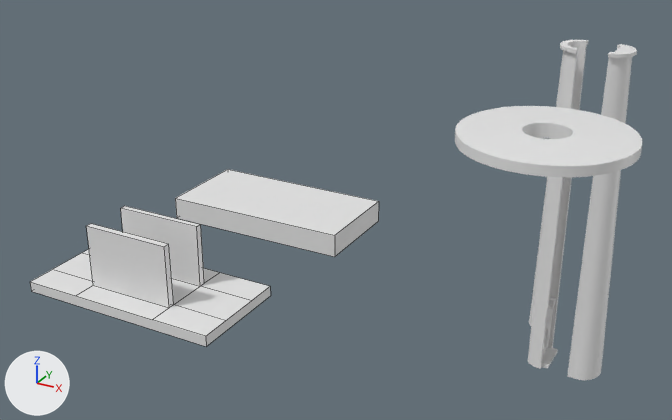
The Blender file 3d_printed_parts.blend, before and after one commit.
Both versions are drawn from a camera (50 mm lens) standing at (7.75, -26.87, 17.75) and looking at (-3.38, -6.64, 7.64). Every picture has the same lights, and +X, +Y and +Z are marked at lower left. Mesh edges are drawn as thin lines on the coarser meshes.

In view in the first picture: 'Back', 'Front', 'Module Holder', 'PSU Spacer', 'Washer'.
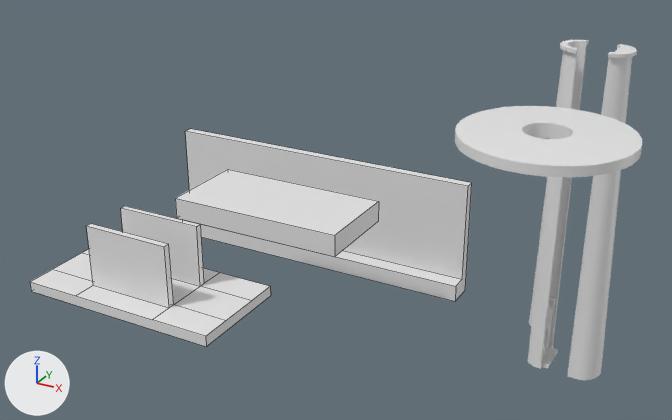
Commit message: Add partition.

Where the change shows, as pixel boxes [x1, y1, x2, y2] in the pictures (672 x 420 px):
'Partition', added
    after: [182, 129, 472, 301]

Edits to the bpy script that builds the scene:
```text
Add me_plane_002:
    me_plane_002.from_pydata([(-1.0, -1.0, 0.0), (1.0, -1.0, 0.0), (-1.0, 1.0, -0.5), (-1.0, -1.0, -0.5), (1.0, -1.0, -0.5), (1.0, 1.0, -0.5), (-1.0, 0.25, 0.0), (1.0, 0.25, 0.0), (1.0, 0.25, 3.0), (1.0, 1.0, 3.0), (-1.0, 1.0, 3.0), (-1.0, 0.25, 3.0)], [], [(3, 2, 5, 4), (5, 9, 8, 7, 1, 4), (6, 11, 10, 2, 3, 0), (0, 3, 4, 1), (7, 8, 11, 6), (0, 1, 7, 6), (11, 8, 9, 10), (2, 10, 9, 5)])
Add ob_partition:
    ob_partition = bpy.data.objects.new('Partition', me_plane_002)
    ob_partition.location = (-5.82, -3.59, 4.71)
    ob_partition.scale = (5.0, 0.4, 1.0)
```
